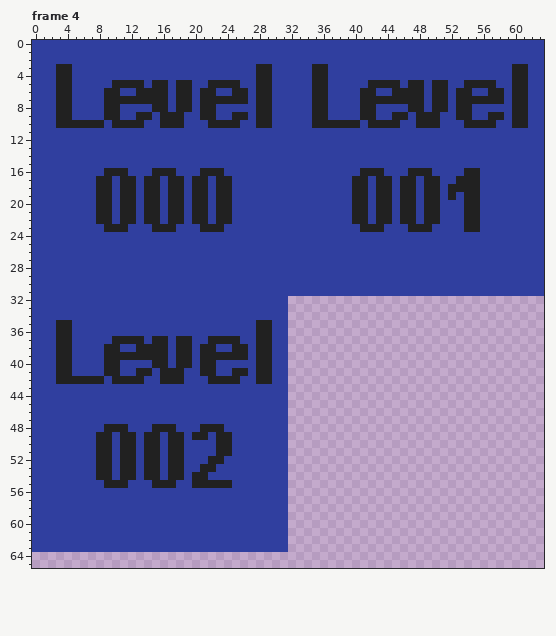
File history of a pixel-art file, Sprites/Tile_Sets/Campaign_Parts/TS-Campaign_Map_Parts_Tiles.aseprite. Above, as it was before the edit.
64x96 pixels, 4 frames. Shown: frame 4: x 0..63, y 0..65.
After:
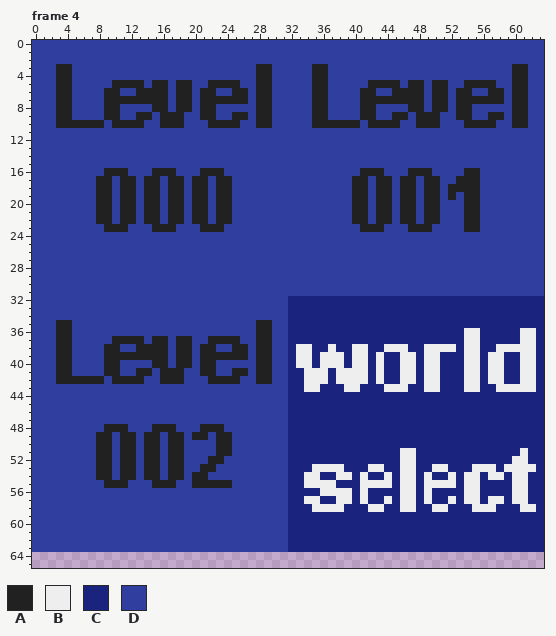
Palette (. is transparent): A #212121  B #eeeeee  C #1a237e  D #303f9f
Commit: Added MP 23 to the new map system and all the parts that make it work.
Edits made:
Frame 4, layers "Layer 2", "Layer 1":
y 32..35: x 32..63 ................................ -> CCCCCCCCCCCCCCCCCCCCCCCCCCCCCCCC
y 36..37: x 32..63 ................................ -> CCCCCCCCCCCCCCCCCCCCCCBBCCCCCBBC
y 38: x 32..63 ................................ -> CBBCCBCCBBCCBBBCCBBBBCBBCCBBBBBC
y 39..40: x 32..63 ................................ -> CBBCBBBCBBCBCCBBCBBCCCBBCBBCCBBC
y 41..42: x 32..63 ................................ -> CCBBBCBBBBCBCCBBCBBCCCBBCBBCCBBC
y 43: x 32..63 ................................ -> CCBBCCCBBCCCBBBCCBBCCCBBCCBBBBBC
y 44..50: x 32..63 ................................ -> CCCCCCCCCCCCCCCCCCCCCCCCCCCCCCCC
y 51: x 32..63 ................................ -> CCCCCCCCCCCCCCBBCCCCCCCCCCCCCBCC
y 52: x 32..63 ................................ -> CCCCCCCCCCCCCCBBCCCCCCCCCCCCBBCC
y 53: x 32..63 ................................ -> CCCBBBBCCCBBCCBBCCBBCCCBBBCBBBBC
y 54: x 32..63 ................................ -> CCBBCCBBCBCCBCBBCBCCBCBBCBBCBBCC
y 55: x 32..63 ................................ -> CCBBBBCCCBBBBCBBCBBBBCBBCCCCBBCC
y 56: x 32..63 ................................ -> CCCCBBBBCBCCCCBBCBCCCCBBCCCCBBCC
y 57: x 32..63 ................................ -> CCBBCCBBCBCCBCBBCBCCBCBBCBBCBBCC
y 58: x 32..63 ................................ -> CCCBBBBCCCBBCCBBCCBBCCCBBBCCCBBC
y 59..63: x 32..63 ................................ -> CCCCCCCCCCCCCCCCCCCCCCCCCCCCCCCC
Changed places in both pictures, as pixel boxes (x1, y1, x2, y2):
added: (288, 296, 544, 552)
